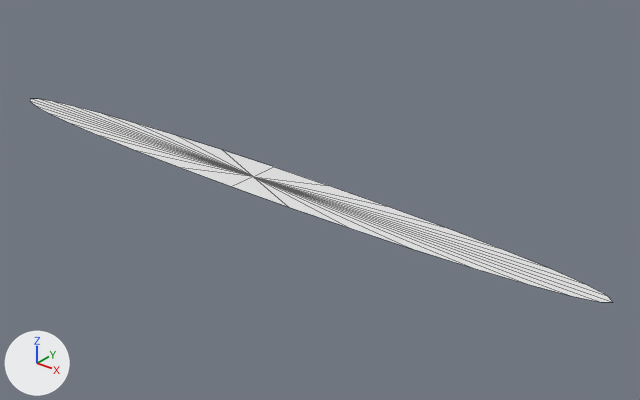
Before and after pictures for a commit that changed the Blender file Unity/Assets/Enemies/Barber/WallCrack.blend.
Camera for both pictures: a 50 mm lens placed at (5.08, -5.38, 3.33), pointed at (0.53, 0.31, -0.19). The axes (+X, +Y, +Z) are drawn at lower left. The lights are the same throughout. Mesh edges are drawn as thin lines.

The scene before the commit, as lines of its bpy script (objects in view):
```python
me_circle_001 = bpy.data.meshes.new('Circle.001')
me_circle_001.from_pydata(...)  # 33 vertices, 32 faces; spans x -1.0..1.0, y -1.0..1.0, z 0.0
ob_circle = bpy.data.objects.new('Circle', me_circle_001)
ob_circle.location = (0.0, 0.0, 0.0)
ob_circle.scale = (3.39, 0.28, 1.0)
```
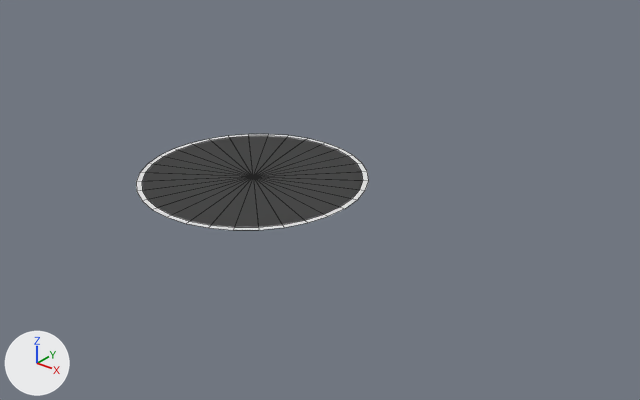
Location of each change, [x1, y1, x2, y2] in pixels of the pictures (640 x 400 px):
'Circle', turned, rescaled
    before: [30, 99, 613, 302]
    after: [136, 134, 369, 230]
'Circle.001', added
    after: [142, 136, 363, 227]

Patch to the scene script:
```diff
--- a/Unity/Assets/Enemies/Barber/WallCrack.blend.py
+++ b/Unity/Assets/Enemies/Barber/WallCrack.blend.py
@@ ob_circle @@
 ob_circle.location = (0.0, 0.0, 0.0)
-ob_circle.scale = (3.39, 0.28, 1.0)
+ob_circle.rotation_euler = (0.0, 0.0, -1.571)  # degrees (0, 0, -90)
+ob_circle.scale = (1.05, 1.05, 1.05)
@@ ob_circle_001 @@
+ob_circle_001 = bpy.data.objects.new('Circle.001', me_circle_001.copy())  # the mesh of ob_circle
+ob_circle_001.location = (0.0, 0.0, 0.0)
+ob_circle_001.rotation_euler = (0.0, 0.0, -1.571)  # degrees (0, 0, -90)
```
